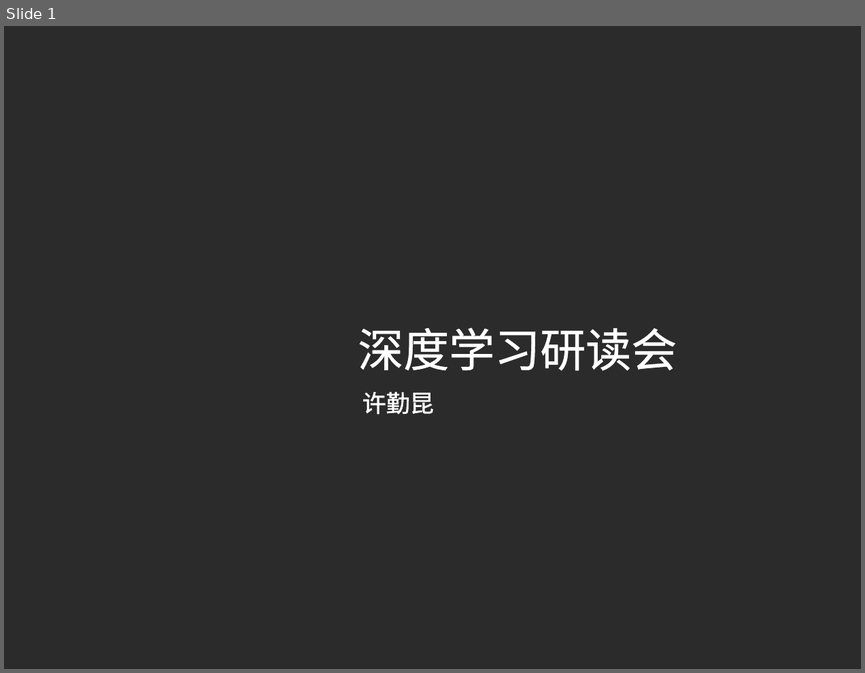
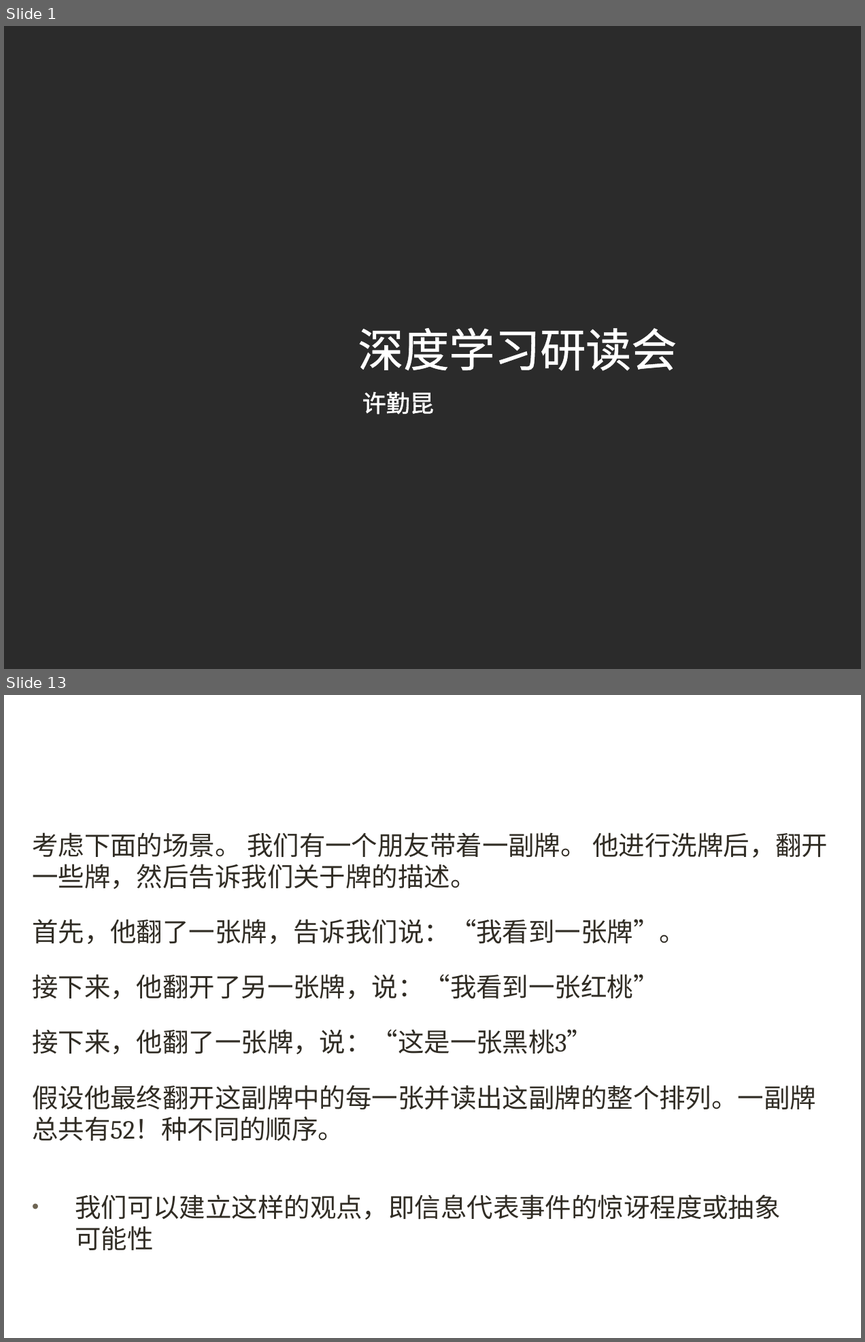
Before and after one commit to xuqinkun/Report, a slide deck: Deep Learning-3.12-3.14.pptx. Shown one above the other, each under a label of ours: slide 1 before the commit, slides 1 and 13 after it; the slides between them are not shown. The pictures are 865x673 and 865x1342 pixels, drawn with LibreOffice and Linux fonts; fonts in the diff are those of the drawing; background and template pictures are left out; a plain dark background stands for a picture behind light text. Boxes give left, top, right and bottom in pixels: in the first picture for what was removed or moved away, otherwise in the second. Text is boxed around its words. In the diff, an @@ line names an element or a change of style, - is before the commit and + after.

```diff
--- a/Deep Learning-3.12-3.14.pptx
+++ b/Deep Learning-3.12-3.14.pptx
@@ slide 13 added at bbox=[4, 695, 861, 1338], background picture (left out) @@
@@ title added at bbox=[47, 745, 801, 816], 40 pt, text #FFFFFF @@
+2.1 信息
@@ text added at bbox=[32, 832, 827, 1140], 22 pt, text #302C24 @@
+考虑下面的场景。 我们有一个朋友带着一副牌。 他进行洗牌后，翻开一些牌，然后告诉我们关于牌的描述。
+首先，他翻了一张牌，告诉我们说：“我看到一张牌”。
+接下来，他翻开了另一张牌，说：“我看到一张红桃”
+接下来，他翻了一张牌，说：“这是一张黑桃3”
+假设他最终翻开这副牌中的每一张并读出这副牌的整个排列。一副牌总共有52！种不同的顺序。
@@ text added at bbox=[75, 1194, 781, 1250], 22 pt, text #302C24 @@
+• 我们可以建立这样的观点，即信息代表事件的惊讶程度或抽象可能性
```
Also in this commit, not shown: 11 slides changed, 11 other slides added, 11 slides removed.
